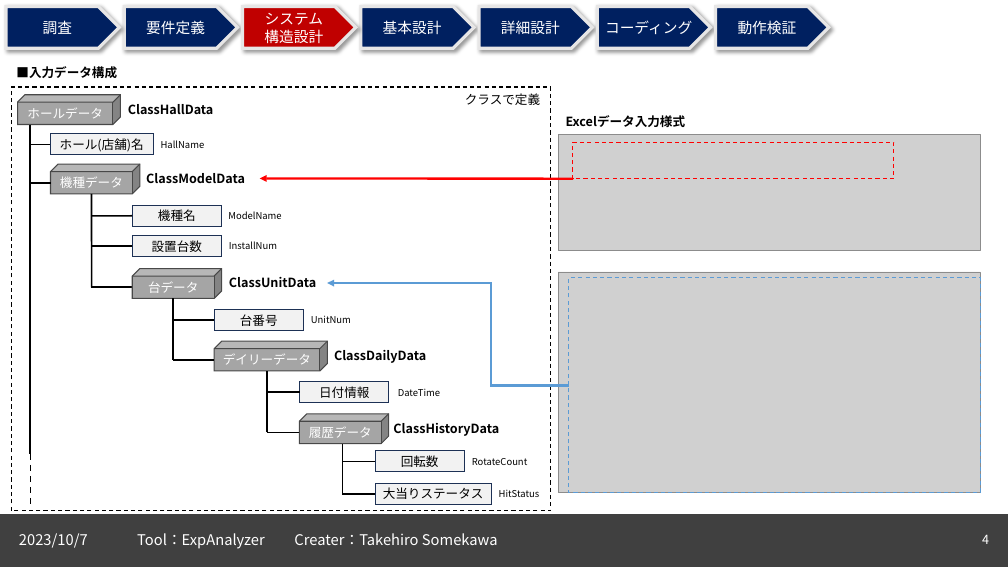
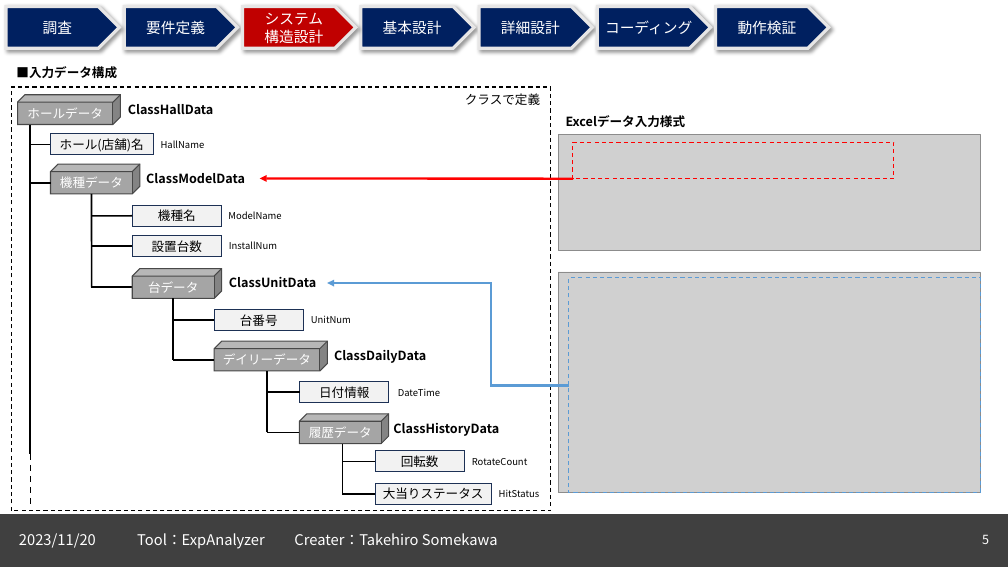
Before and after one commit to TakechiyoVodka/ExpAnalyzer, a slide deck: slide 5 of ExpAnalyzer/DataSheets/ExpAnalyzer_仕様書.pptx (slide 4 before the commit). Drawn at 1008x567 pixels with LibreOffice and Linux fonts; fonts in the diff are those of the drawing; grey boxes stand for pictures. Boxes give left, top, right and bottom in pixels: in the first picture for what was removed or moved away, otherwise in the second. Text is boxed around its words. In the diff, an @@ line names an element or a change of style, - is before the commit and + after.

```diff
--- a/ExpAnalyzer/DataSheets/ExpAnalyzer_仕様書.pptx
+++ b/ExpAnalyzer/DataSheets/ExpAnalyzer_仕様書.pptx
@@ text at (19,533,96,548): text changed @@
-2023/10/7
+2023/11/20
@@ page number at (982,534,989,544): text changed @@
-4
+5
```
Also in this commit, not shown: 2 other slides changed, 1 slide added.
